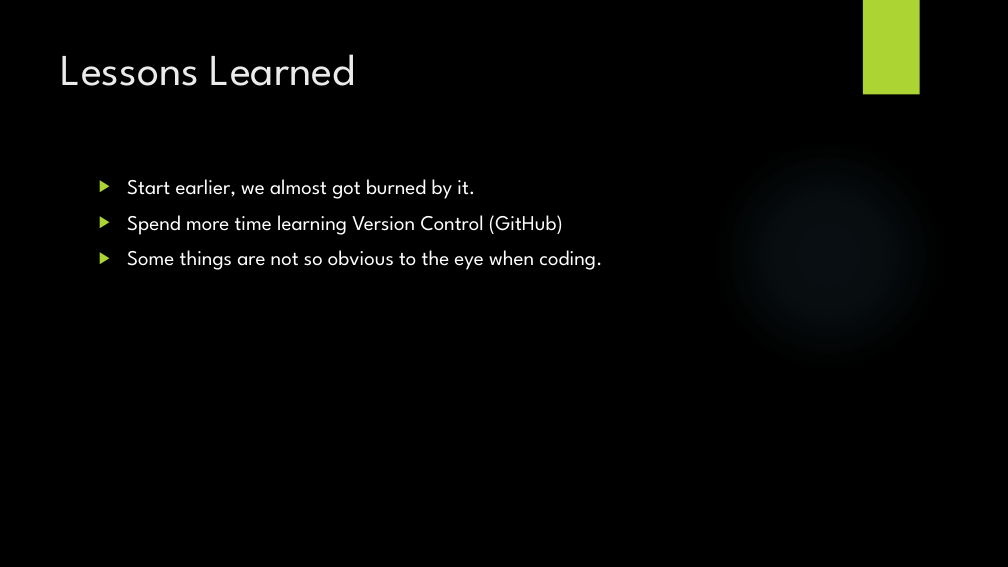
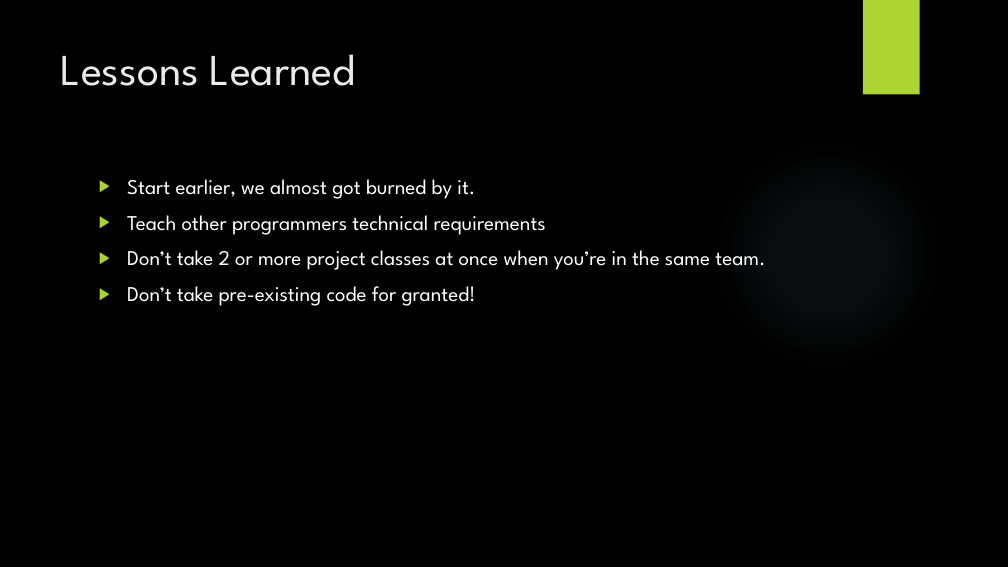
Before and after one commit to killjoy01/SeniorProject, a slide deck: slide 6 of Presentation.pptx. Drawn at 1008x567 pixels with LibreOffice and Linux fonts; fonts in the diff are those of the drawing; background and template pictures are left out. Boxes give left, top, right and bottom in pixels: in the first picture for what was removed or moved away, otherwise in the second. Text is boxed around its words. In the diff, an @@ line names an element or a change of style, - is before the commit and + after.

Commit message:
Presentation

```diff
--- a/Presentation.pptx
+++ b/Presentation.pptx
@@ text at (127,215,765,306): text changed @@
-▶ Spend more time learning Version Control (GitHub)
-▶ Some things are not so obvious to the eye when coding.
+▶ Teach other programmers technical requirements
+▶ Don’t take 2 or more project classes at once when you’re in the same team.
+▶ Don’t take pre-existing code for granted!
```
Also in this commit, not shown: 1 slide added.
